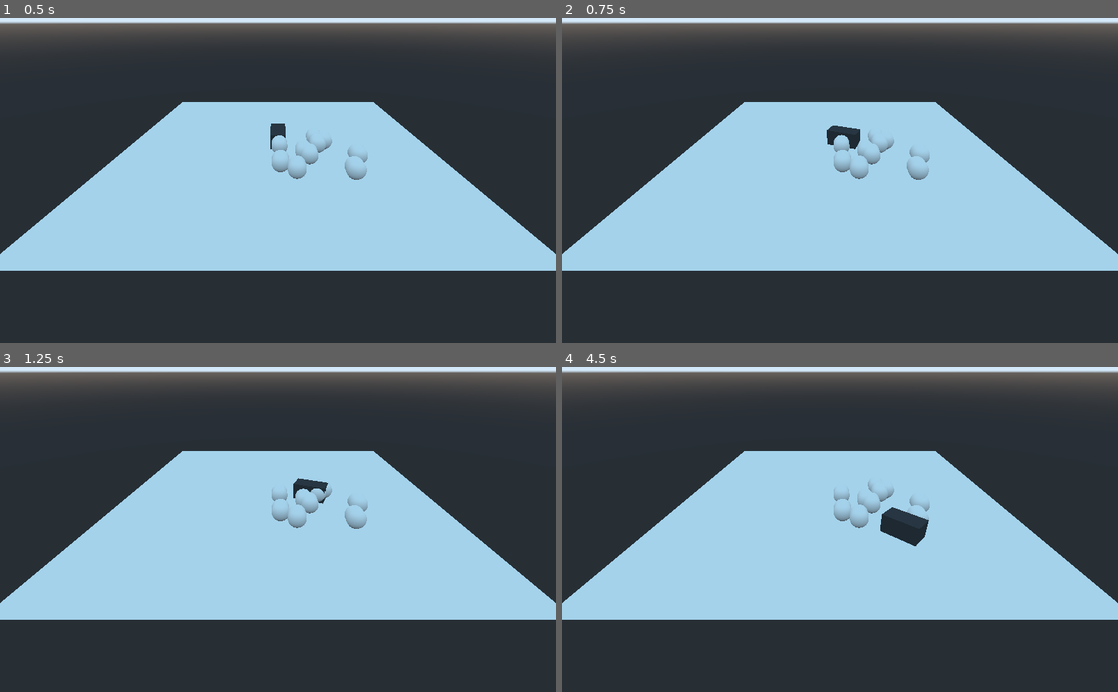
Above: before the commit, frames 1-4 (two rows, left to right).
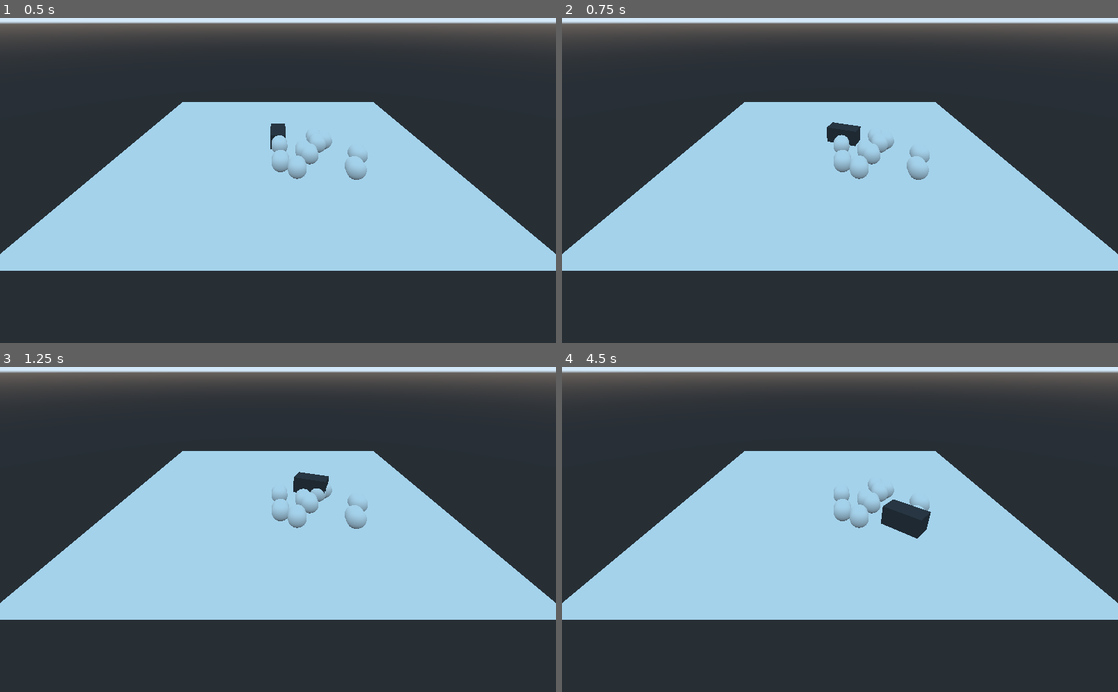
Above: after the commit, the same moments.

Repository: panic-fennecs/ideal-garbanzo
Game: Godot game, scene res://Main.tscn
Same seed, same stepped clock (60 frames per second), same inputs: the game is played once before the commit and once after it.
Inputs (mouse positions are in pixels of both pictures, inside the frame that each line leads up to):
- Up to frame 1 (0.5 s): no input
- Up to frame 2 (0.75 s): tap Enter at 0.5 s; move the mouse to (962, 164) at 0.52 s; click (962, 164) at 0.67 s
- Up to frame 3 (1.25 s): no input
- Up to frame 4 (4.5 s): move the mouse to (728, 545) at 1.27 s; click (728, 545) at 1.42 s; move the mouse to (895, 458) at 2.02 s; click (895, 458) at 2.17 s; move the mouse to (812, 594) at 2.77 s; click (812, 594) at 2.92 s; move the mouse to (1006, 578) at 3.52 s; click (1006, 578) at 3.67 s; move the mouse to (673, 480) at 4.27 s; click (673, 480) at 4.42 s

Frame 1 is identical in both runs. In frame 2, less than 0.1% of the frame differs, in the area x 47-54%, y 32-41%; in frame 3, 0.1%; in frame 4, 0.4%, in the area x 57-67%, y 40-56%.

Commit message:
jump animation

Diff:
--- a/Dog.gd
+++ b/Dog.gd
@@ -2,9 +2,11 @@
 
 var target_pos = null
 var speed = 8
+var move_animation = null
 
 func _ready():
-	pass
+	move_animation = $"MoveAnimation"
+	move_animation.set_object($"MeshInstance")
 
 func _process(delta):
 	if target_pos:
@@ -15,12 +17,14 @@
 		pos = pos + dir * speed * delta
 		transform.origin = pos
 		transform = transform.looking_at(target_pos, Vector3(0, 1, 0))
+		move_animation.move()
 		if l < 1:
 			target_pos = null
+	else:
+		move_animation.idle()
 
 func move_to(pos):
 	pass
 
-
 func _on_Ground_clicked(pos):
 	target_pos = pos
--- a/Dog.tscn
+++ b/Dog.tscn
@@ -1,6 +1,7 @@
-[gd_scene load_steps=4 format=2]
+[gd_scene load_steps=5 format=2]
 
 [ext_resource path="res://Dog.gd" type="Script" id=1]
+[ext_resource path="res://MoveAnimation.gd" type="Script" id=2]
 
 [sub_resource type="CubeMesh" id=1]
 
@@ -14,3 +15,6 @@
 transform = Transform( 1, 0, 0, 0, 1, 0, 0, 0, 2, 0, 1, 0 )
 mesh = SubResource( 1 )
 material/0 = SubResource( 2 )
+
+[node name="MoveAnimation" type="Node2D" parent="."]
+script = ExtResource( 2 )
--- /dev/null
+++ b/MoveAnimation.gd
@@ -0,0 +1,33 @@
+extends Node2D
+
+var object = null
+var moving = false
+var initial_height = 0
+
+var jumping = false
+var height = 0
+var velocity = 0
+var force = 10
+var gravitation = -50
+
+func _process(delta):
+	if jumping:
+		velocity += gravitation * delta
+		height += velocity * delta
+		if height < 0:
+			height = 0
+			jumping = false
+	elif moving:
+		jumping = true
+		velocity = force
+	object.transform.origin.y = initial_height + height
+
+func idle():
+	moving = false
+
+func move():
+	moving = true
+
+func set_object(o):
+	object = o
+	initial_height = object.transform.origin.y
